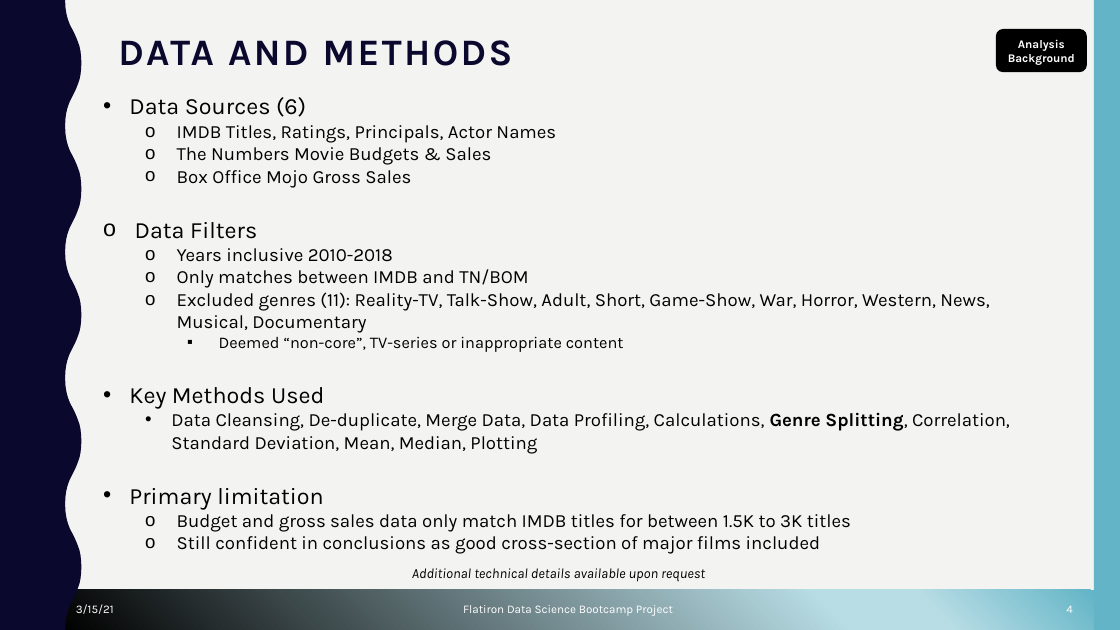
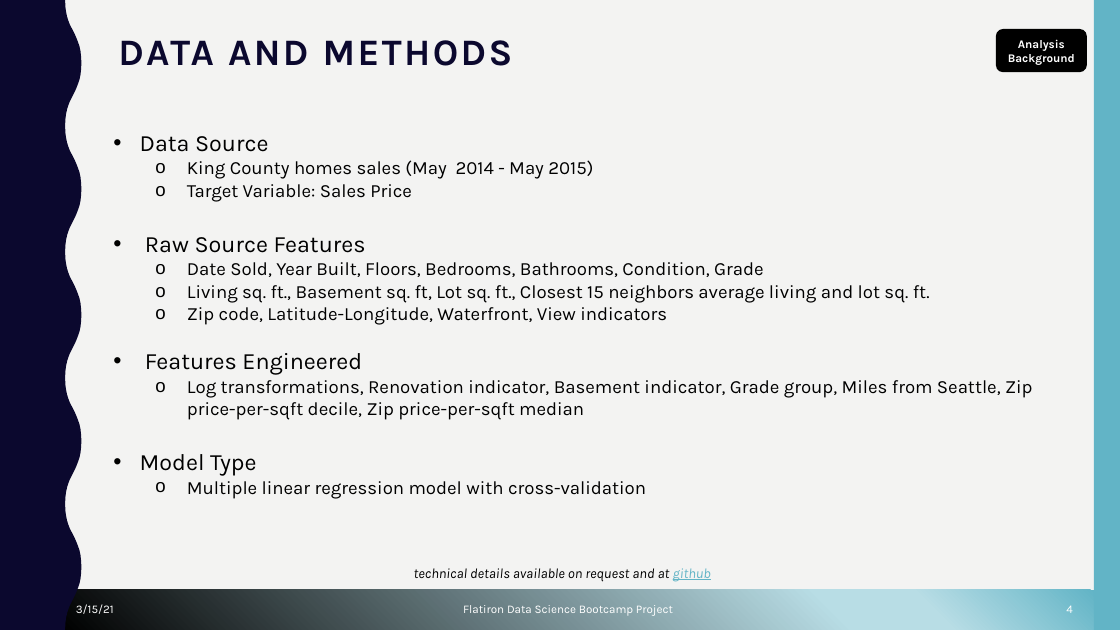
Before and after one commit to cutterback/p02-home-sales-predictive-project, a slide deck: slide 4 of Seattle_Home_Price_Predictive_Model.pptx. Drawn at 1120x630 pixels with LibreOffice and Linux fonts; fonts in the diff are those of the drawing; background and template pictures are left out. Boxes give left, top, right and bottom in pixels: in the first picture for what was removed or moved away, otherwise in the second. Text is boxed around its words. In the diff, an @@ line names an element or a change of style, - is before the commit and + after.

Commit message:
Adding model performance plot and partial presentation

```diff
--- a/Seattle_Home_Price_Predictive_Model.pptx
+++ b/Seattle_Home_Price_Predictive_Model.pptx
@@ text at bbox=[140, 136, 1032, 499]: text changed @@
-• Data Sources (6)
-  o IMDB Titles, Ratings, Principals, Actor Names
-  o The Numbers Movie Budgets & Sales
-  o Box Office Mojo Gross Sales
-o Data Filters
-  o Years inclusive 2010-2018
-  o Only matches between IMDB and TN/BOM
-  o Excluded genres (11): Reality-TV, Talk-Show, Adult, Short, Game-Show, War, Horror, Western, News, Musical, Documentary
-    ▪ Deemed “non-core”, TV-series or inappropriate content
-• Key Methods Used
-  • Data Cleansing, De-duplicate, Merge Data, Data Profiling, Calculations, Genre Splitting, Correlation, Standard Deviation, Mean, Median, Plotting
-• Primary limitation
-  o Budget and gross sales data only match IMDB titles for between 1.5K to 3K titles
-  o Still confident in conclusions as good cross-section of major films included
+• Data Source
+  o King County homes sales (May 2014 - May 2015)
+  o Target Variable: Sales Price
+• Raw Source Features
+  o Date Sold, Year Built, Floors, Bedrooms, Bathrooms, Condition, Grade
+  o Living sq. ft., Basement sq. ft, Lot sq. ft., Closest 15 neighbors average living and lot sq. ft.
+  o Zip code, Latitude-Longitude, Waterfront, View indicators
+• Features Engineered
+  o Log transformations, Renovation indicator, Basement indicator, Grade group, Miles from Seattle, Zip price-per-sqft decile, Zip price-per-sqft median
+• Model Type
+  o Multiple linear regression model with cross-validation
@@ text at bbox=[414, 568, 711, 582]: text changed @@
-Additional technical details available upon request
+technical details available on request and at github
```
Also in this commit, not shown: 3 other slides changed, 1 slide added, 1 slide removed, 1 other file.
